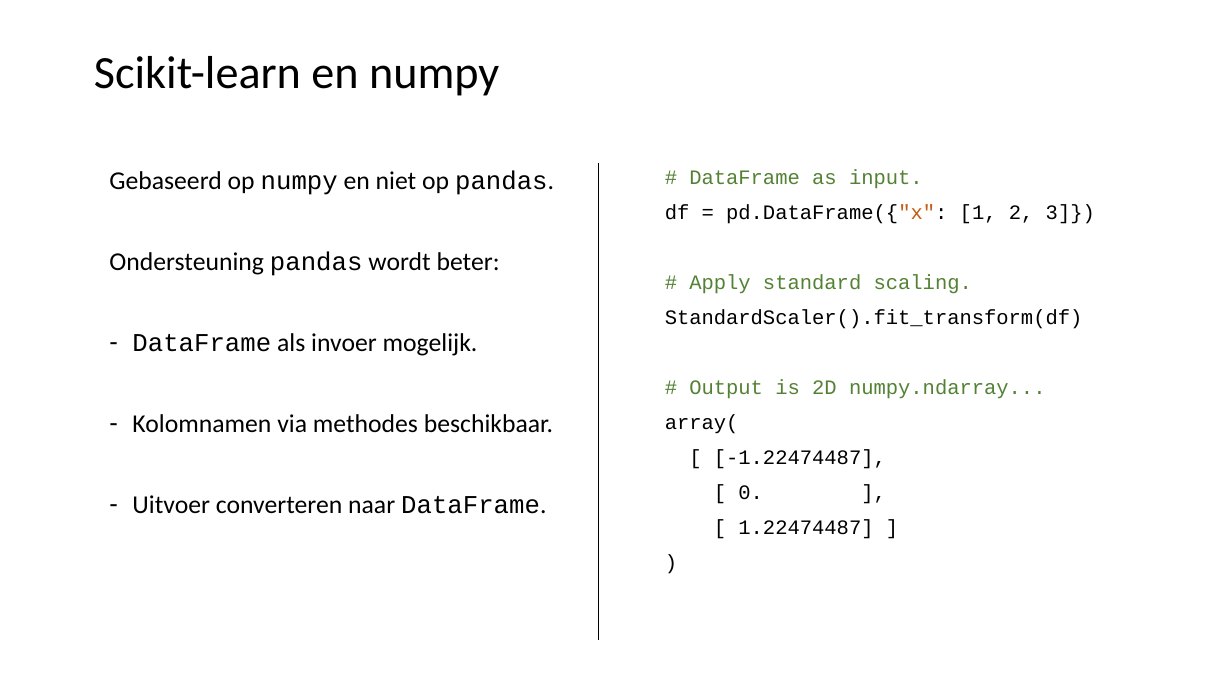
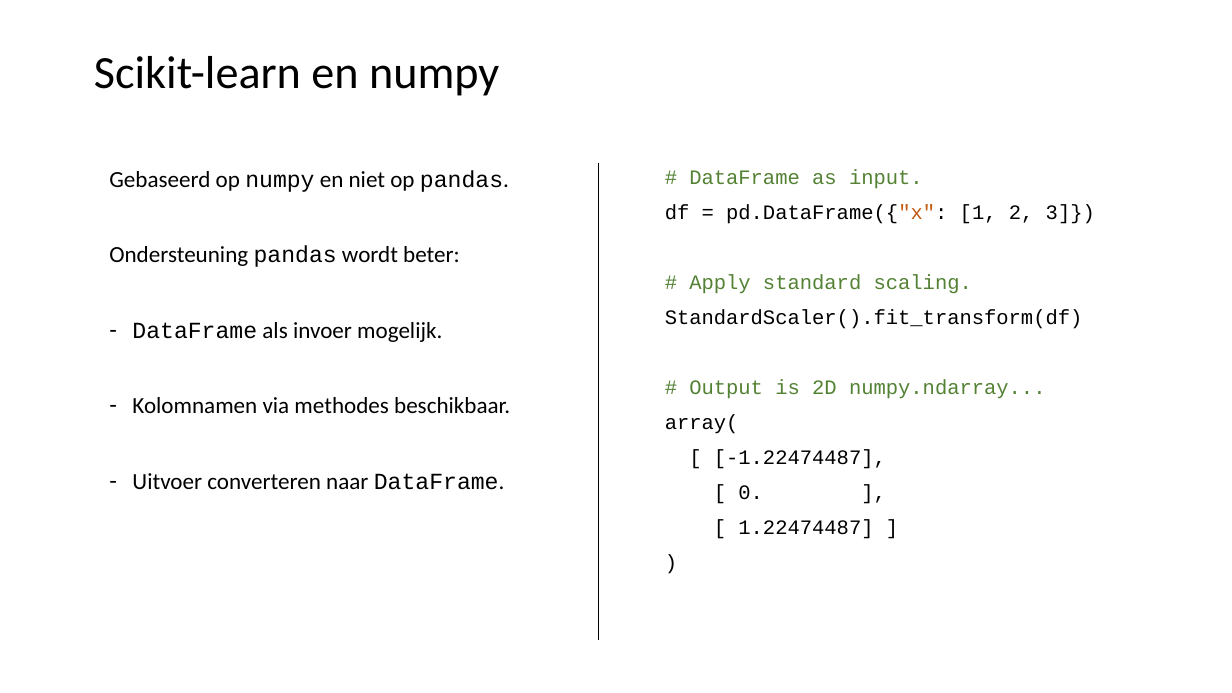
Before and after one commit to LFKoning/knowledge-sharing, a slide deck: slide 8 of python_trainees/4_scikit_learn/python_traineeship_4.pptx. Drawn at 1232x693 pixels with LibreOffice and Linux fonts; fonts in the diff are those of the drawing. Boxes give left, top, right and bottom in pixels: in the first picture for what was removed or moved away, otherwise in the second. Text is boxed around its words. In the diff, an @@ line names an element or a change of style, - is before the commit and + after.

```diff
--- a/python_trainees/4_scikit_learn/python_traineeship_4.pptx
+++ b/python_trainees/4_scikit_learn/python_traineeship_4.pptx
@@ text "Gebaseerd op numpy en niet ..." at box(109, 170, 510, 490): size 20 to 18 pt @@
```
Also in this commit, not shown: 10 other slides changed, 3 slides added, 1 slide removed, 10 other files.
